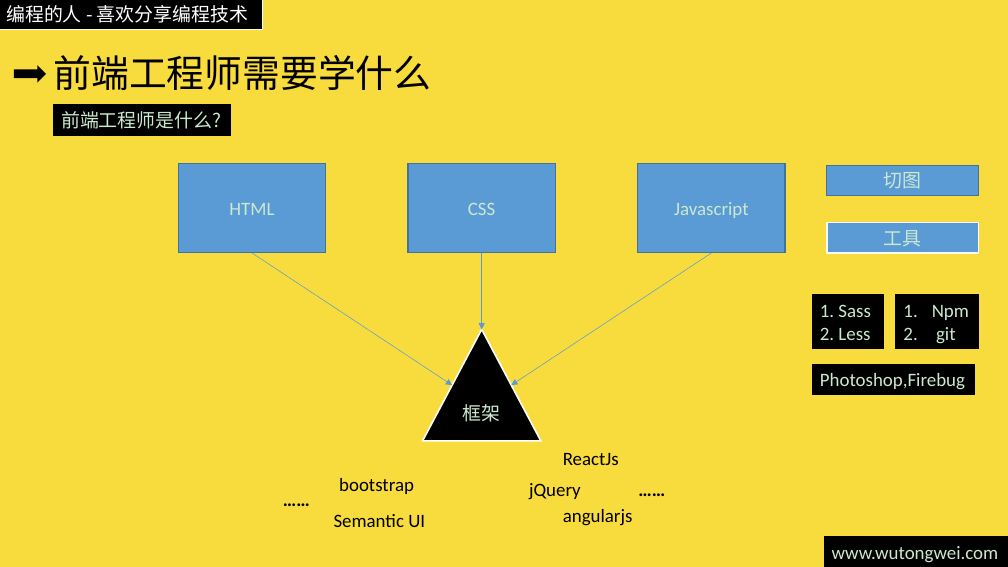
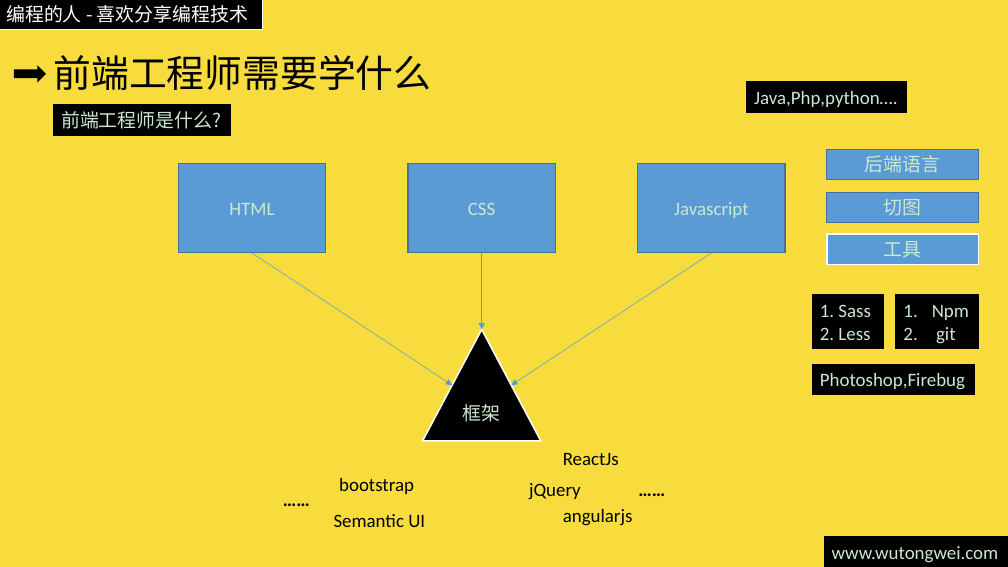
Before and after one commit to willculture/training, a slide deck: slide 4 of ppt/front-end/HTML5.pptx. Drawn at 1008x567 pixels with LibreOffice and Linux fonts; fonts in the diff are those of the drawing. Boxes give left, top, right and bottom in pixels: in the first picture for what was removed or moved away, otherwise in the second. Text is boxed around its words. In the diff, an @@ line names an element or a change of style, - is before the commit and + after.

Commit message:
更新html5需要学习标签

```diff
--- a/ppt/front-end/HTML5.pptx
+++ b/ppt/front-end/HTML5.pptx
@@ rectangle added at bbox=[747, 82, 907, 112], fill #000000, outline #000000 1 pt, 18 pt, text #CCE8CF @@
+Java,Php,python….
@@ rectangle added at bbox=[827, 150, 979, 180], fill #5B9BD5, outline #43739E 1 pt, 18 pt, text #CCE8CF @@
+后端语言
@@ rectangle "切图": place and size @@
-rectangle "切图" at bbox=[827, 165, 979, 195]
+rectangle "切图" at bbox=[827, 192, 979, 222]
@@ rectangle "工具": place and size @@
-rectangle "工具" at bbox=[827, 222, 979, 253]
+rectangle "工具" at bbox=[827, 234, 979, 265]
```
Also in this commit, not shown: 10 slides added.
